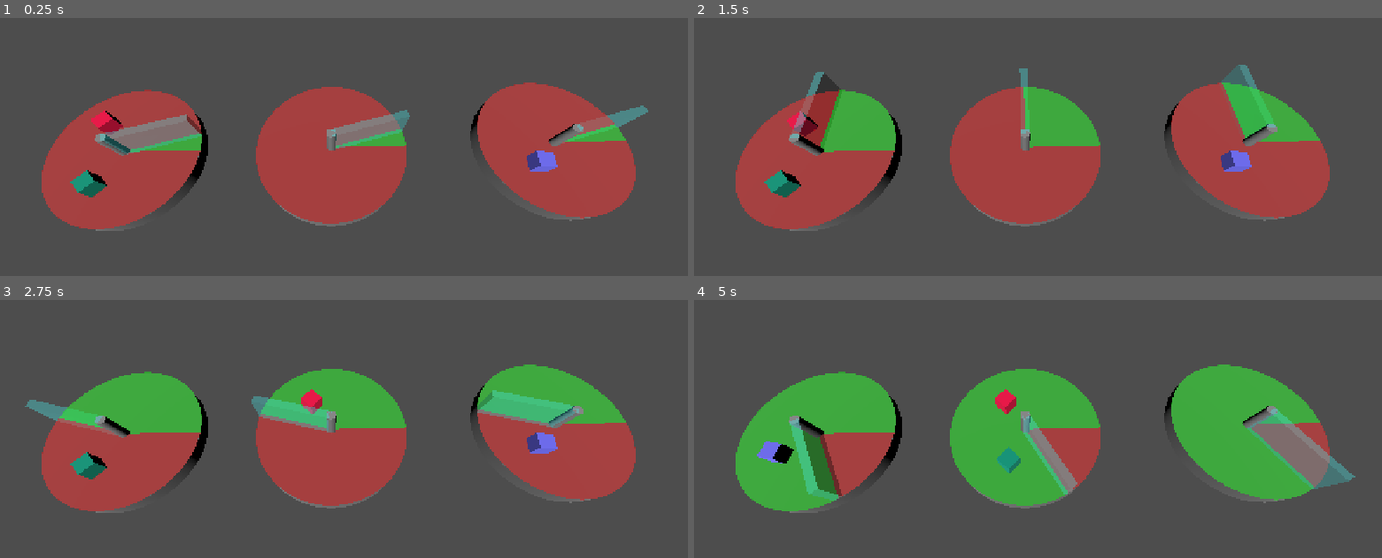
Above: before the commit, frames 1-4 (two rows, left to right).
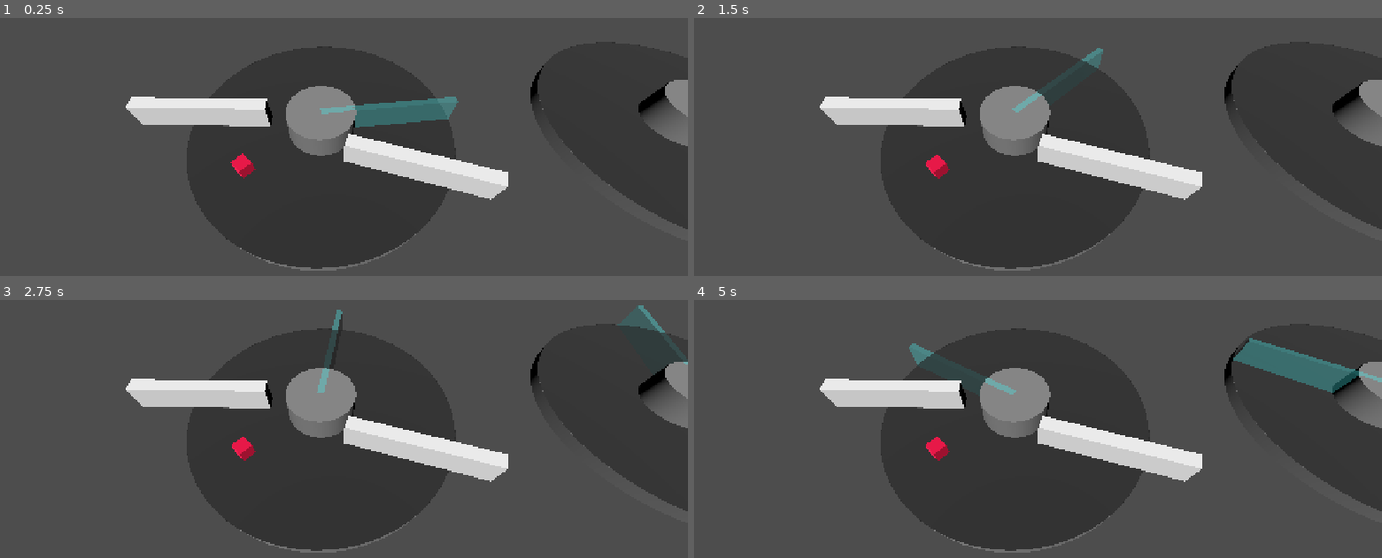
Above: after the commit, the same moments.

Repository: MisterIXI/gmtk25
Game: Godot game, scene res://scenes/levels/level_1.tscn
The game is run twice, just before and just after one commit, with the same random seed, the same clock (stepped at 60 frames per second) and the same inputs. The project has no main scene, so this scene is started directly.
Inputs (mouse positions are in pixels of both pictures, inside the frame that each line leads up to):
- Up to frame 1 (0.25 s): no input
- Up to frame 2 (1.5 s): move the mouse to (1182, 131) at 0.52 s; hold D (move_right) 0.53-1.28 s; hold E (interact) 0.53-1.28 s; tap Space (jump) at 0.77 s; move the mouse to (886, 170) at 1.27 s; hold S (move_down) from 1.28 s (still down); tap E (interact) at 1.35 s
- Up to frame 3 (2.75 s): tap Space (jump) at 1.52 s; move the mouse to (405, 343) at 2.02 s; release S (move_down) at 2.03 s; hold D (move_right) from 2.03 s (still down); hold E (interact) from 2.03 s (still down)
- Up to frame 4 (5 s): move the mouse to (989, 511) at 2.77 s; release D (move_right) at 2.78 s; release E (interact) at 2.78 s; hold W (move_up) 2.78-3.53 s; tap E (interact) at 2.85, 4.35 s; tap Space (jump) at 3.02, 3.77, 4.52 s; move the mouse to (1237, 490) at 3.52 s; hold E (interact) 3.53-4.28 s; hold A (move_left) from 3.53 s (still down); move the mouse to (817, 372) at 4.27 s

The runs differ from the first frame. In frame 1, 41% of the frame differs, in the area x 6-100%, y 9-98%; in frame 2, 41%; in frame 3, 41%; in frame 4, 42%.
Error after the commit: Invalid access to property or key 'wiper' on a base object of type 'null instance'. (res://scenes/wiper_mechanic/time_wiper.gd:16)

Commit message:
wiper dissolve working first version

Diff:
--- a/scenes/_debug/yannik/dissolve.gdshader
+++ b/scenes/_debug/yannik/dissolve.gdshader
@@ -6,13 +6,13 @@
 
 uniform float transition_in : hint_range(-1.0, 1.0) = -0.5;
 uniform float transition_out : hint_range(-1.0, 1.0) = 0.5;
-
+uniform vec3 surface_albedo = vec3(1);
 uniform sampler3D dissolve_noise_texture;
 uniform sampler3D hue_noise_texture;
 
 // Variables set by code
 uniform vec3 intersector_pos = vec3(0,0,0);
-uniform float intersector_radius = 1.0;
+uniform float intersector_radius = 0.0;
 uniform vec3 p_vec = vec3(0,0,0);
 uniform vec3 b_vec = vec3(0,0,0);
 
@@ -47,7 +47,7 @@
 void fragment() {
 	vec4 pos_world = INV_VIEW_MATRIX * vec4(VERTEX, 1.0);
 	float dissolve_noise = texture(dissolve_noise_texture, pos_world.xyz).r;
-
+	ALBEDO = surface_albedo;
 	// Use the intersector distance to transition in the dissolve effect
 	float dst = sphereDst(pos_world.xyz, intersector_pos, intersector_radius);
 	float cutoff = 1.0 - smoothstep(transition_in, transition_out, dst);
--- a/scenes/disks/disk.gd
+++ b/scenes/disks/disk.gd
@@ -6,3 +6,5 @@
 
 @export var wiper: Area3D
 @export var progress_shader: MeshInstance3D
+@export var dissolve_indicator: MeshInstance3D
+@export var undissolve_indicator: MeshInstance3D
--- a/scenes/disks/disk_default.tscn
+++ b/scenes/disks/disk_default.tscn
@@ -1,54 +1,74 @@
-[gd_scene load_steps=13 format=3 uid="uid://0nxicyyoxvju"]
+[gd_scene load_steps=17 format=3 uid="uid://0nxicyyoxvju"]
 
 [ext_resource type="Script" uid="uid://bm35ax6w2e56q" path="res://scenes/disks/disk.gd" id="1_5q6d6"]
 [ext_resource type="Shader" uid="uid://mwfv6hjcqfcg" path="res://scenes/disks/disk_floor_shader.gdshader" id="2_1qfws"]
 
 [sub_resource type="StandardMaterial3D" id="StandardMaterial3D_1qfws"]
-albedo_color = Color(0.41598046, 0.41598043, 0.4159804, 1)
+albedo_color = Color(0.41598, 0.41598, 0.41598, 1)
 
 [sub_resource type="CylinderMesh" id="CylinderMesh_f50dr"]
 material = SubResource("StandardMaterial3D_1qfws")
-top_radius = 5.0
-bottom_radius = 5.0
+top_radius = 10.0
+bottom_radius = 10.0
 height = 1.0
 
 [sub_resource type="CylinderShape3D" id="CylinderShape3D_itgqk"]
 height = 1.0
-radius = 5.0
+radius = 10.0
 
 [sub_resource type="ShaderMaterial" id="ShaderMaterial_1qfws"]
 render_priority = 0
 shader = ExtResource("2_1qfws")
 shader_parameter/fill_amount = 1.0
-shader_parameter/color1 = Color(0, 0, 0, 0.6392157)
-shader_parameter/color2 = Color(0.99607843, 0, 0, 1)
+shader_parameter/color1 = Color(0, 0, 0, 0.639216)
+shader_parameter/color2 = Color(0.996078, 0, 0, 1)
 
 [sub_resource type="QuadMesh" id="QuadMesh_rnu2m"]
 material = SubResource("ShaderMaterial_1qfws")
-size = Vector2(10, 10)
+size = Vector2(20, 20)
 
 [sub_resource type="CylinderMesh" id="CylinderMesh_p8kbn"]
-top_radius = 0.3
-bottom_radius = 0.3
+top_radius = 2.5
+bottom_radius = 2.5
 
 [sub_resource type="CylinderShape3D" id="CylinderShape3D_l44yt"]
-radius = 0.3
+radius = 2.5
 
 [sub_resource type="StandardMaterial3D" id="StandardMaterial3D_qb2vo"]
 transparency = 1
-albedo_color = Color(0.29411766, 1, 1, 0.36078432)
+albedo_color = Color(0.294118, 1, 1, 0.360784)
 
 [sub_resource type="BoxMesh" id="BoxMesh_5q6d6"]
 material = SubResource("StandardMaterial3D_qb2vo")
-size = Vector3(5, 2, 0.5)
+size = Vector3(10, 2, 0.5)
 
 [sub_resource type="BoxShape3D" id="BoxShape3D_qb2vo"]
-size = Vector3(5, 3, 0.5)
+size = Vector3(10, 3, 0.5)
 
-[node name="Disk0" type="Node3D" node_paths=PackedStringArray("wiper", "progress_shader")]
+[sub_resource type="StandardMaterial3D" id="StandardMaterial3D_rnu2m"]
+transparency = 1
+albedo_color = Color(1, 0, 0, 0.49803922)
+
+[sub_resource type="SphereMesh" id="SphereMesh_7yg8n"]
+material = SubResource("StandardMaterial3D_rnu2m")
+radius = 40.0
+height = 80.0
+
+[sub_resource type="StandardMaterial3D" id="StandardMaterial3D_otxgh"]
+transparency = 1
+albedo_color = Color(0, 1, 0, 0.49803922)
+
+[sub_resource type="SphereMesh" id="SphereMesh_np1i0"]
+material = SubResource("StandardMaterial3D_otxgh")
+radius = 40.0
+height = 80.0
+
+[node name="Disk0" type="Node3D" node_paths=PackedStringArray("wiper", "progress_shader", "dissolve_indicator", "undissolve_indicator")]
 script = ExtResource("1_5q6d6")
 wiper = NodePath("WiperArea")
 progress_shader = NodePath("DiskFloor/ProgressShader")
+dissolve_indicator = NodePath("WiperArea/DissolveIndicator")
+undissolve_indicator = NodePath("WiperArea/UndissolveIndicator")
 
 [node name="DiskFloor" type="StaticBody3D" parent="."]
 
@@ -61,7 +81,7 @@
 shape = SubResource("CylinderShape3D_itgqk")
 
 [node name="ProgressShader" type="MeshInstance3D" parent="DiskFloor"]
-transform = Transform3D(1, 0, 0, 0, -4.371139e-08, 1, 0, -1, -4.371139e-08, 0, 0.01, 0)
+transform = Transform3D(1, 0, 0, 0, -4.37114e-08, 1, 0, -1, -4.37114e-08, 0, 0.01, 0)
 mesh = SubResource("QuadMesh_rnu2m")
 
 [node name="DiskPillar" type="StaticBody3D" parent="."]
@@ -77,9 +97,19 @@
 [node name="WiperArea" type="Area3D" parent="."]
 
 [node name="WiperMesh" type="MeshInstance3D" parent="WiperArea"]
-transform = Transform3D(1, 0, 0, 0, 1, 0, 0, 0, 1, 2.5, 1, 0)
+transform = Transform3D(1, 0, 0, 0, 1, 0, 0, 0, 1, 5, 1, 0)
 mesh = SubResource("BoxMesh_5q6d6")
 
 [node name="WiperColShape" type="CollisionShape3D" parent="WiperArea"]
-transform = Transform3D(1, 0, 0, 0, 1, 0, 0, 0, 1, 2.5, 0.5, 0)
+transform = Transform3D(1, 0, 0, 0, 1, 0, 0, 0, 1, 5, 0.5, 0)
 shape = SubResource("BoxShape3D_qb2vo")
+
+[node name="DissolveIndicator" type="MeshInstance3D" parent="WiperArea"]
+transform = Transform3D(1, 0, 0, 0, 1, 0, 0, 0, 1, 5, 0, 39.8)
+visible = false
+mesh = SubResource("SphereMesh_7yg8n")
+
+[node name="UndissolveIndicator" type="MeshInstance3D" parent="WiperArea"]
+transform = Transform3D(1, 0, 0, 0, 1, 0, 0, 0, 1, 5, 0, -40)
+visible = false
+mesh = SubResource("SphereMesh_np1i0")
--- a/scenes/levels/level_1.tscn
+++ b/scenes/levels/level_1.tscn
@@ -1,41 +1,55 @@
-[gd_scene load_steps=11 format=3 uid="uid://cr0vl3ekkvcnn"]
+[gd_scene load_steps=13 format=3 uid="uid://cr0vl3ekkvcnn"]
 
 [ext_resource type="PackedScene" uid="uid://0nxicyyoxvju" path="res://scenes/disks/disk_default.tscn" id="2_6iamk"]
 [ext_resource type="Script" uid="uid://dgcceg4n5yq2p" path="res://scenes/wiper_mechanic/time_wiper.gd" id="3_6761a"]
 [ext_resource type="Script" uid="uid://cs112y3a3013t" path="res://scenes/levels/simple_mover.gd" id="3_nsrm0"]
+[ext_resource type="Shader" uid="uid://ddv4i5hwh2yjy" path="res://scenes/_debug/yannik/dissolve.gdshader" id="4_x42e6"]
 
 [sub_resource type="BoxShape3D" id="BoxShape3D_nsrm0"]
 
 [sub_resource type="StandardMaterial3D" id="StandardMaterial3D_6iamk"]
-albedo_color = Color(0.99023527, 0, 0.28856248, 1)
+albedo_color = Color(0.990235, 0, 0.288562, 1)
 
 [sub_resource type="BoxMesh" id="BoxMesh_nsrm0"]
 material = SubResource("StandardMaterial3D_6iamk")
 
-[sub_resource type="StandardMaterial3D" id="StandardMaterial3D_x42e6"]
-albedo_color = Color(0, 0.6259374, 0.5069978, 1)
+[sub_resource type="FastNoiseLite" id="FastNoiseLite_6761a"]
 
-[sub_resource type="BoxMesh" id="BoxMesh_6761a"]
-material = SubResource("StandardMaterial3D_x42e6")
+[sub_resource type="NoiseTexture3D" id="NoiseTexture3D_sk5k4"]
+noise = SubResource("FastNoiseLite_6761a")
 
-[sub_resource type="StandardMaterial3D" id="StandardMaterial3D_sk5k4"]
-albedo_color = Color(0.45700997, 0.4481022, 1, 1)
+[sub_resource type="ShaderMaterial" id="ShaderMaterial_oc4kc"]
+render_priority = 0
+shader = ExtResource("4_x42e6")
+shader_parameter/expansion_max = 0.2
+shader_parameter/transition_in = -0.5
+shader_parameter/transition_out = 0.5
+shader_parameter/surface_albedo = Vector3(1, 1, 1)
+shader_parameter/dissolve_noise_texture = SubResource("NoiseTexture3D_sk5k4")
+shader_parameter/intersector_pos = Vector3(0, 0, 0)
+shader_parameter/intersector_radius = 0.0
+shader_parameter/p_vec = Vector3(-18.91, 0, 0)
+shader_parameter/b_vec = Vector3(0, 0, 0)
 
-[sub_resource type="BoxMesh" id="BoxMesh_oc4kc"]
-material = SubResource("StandardMaterial3D_sk5k4")
+[sub_resource type="BoxMesh" id="BoxMesh_x42e6"]
+material = SubResource("ShaderMaterial_oc4kc")
+size = Vector3(10, 2, 1)
+
+[sub_resource type="BoxShape3D" id="BoxShape3D_6761a"]
+size = Vector3(10, 2, 1)
 
 [node name="Level1" type="Node3D"]
 
 [node name="TimeWiper" type="Node" parent="." node_paths=PackedStringArray("disks")]
 script = ExtResource("3_6761a")
-disks = [NodePath("../Disk0"), NodePath("../Disk1"), NodePath("../Disk2")]
-colors = Array[Color]([Color(1, 0, 0, 0.4862745), Color(0, 1, 0, 0.50980395), Color(0, 0, 1, 0.5058824)])
+disks = [NodePath("../Disk0"), NodePath("../Disk1"), NodePath("")]
+colors = Array[Color]([Color(1, 0, 0, 0.486275), Color(0, 1, 0, 0.509804), Color(0, 0, 1, 0.505882)])
 metadata/_custom_type_script = "uid://dgcceg4n5yq2p"
 
 [node name="Disk0" parent="." instance=ExtResource("2_6iamk")]
 
-[node name="RigidBody3D" type="RigidBody3D" parent="Disk0" groups=["wipeable"]]
-transform = Transform3D(0.72225535, 0, -0.69162655, 0, 1, 0, 0.69162655, 0, 0.72225535, -1.2768102, 0.64391184, -1.8669796)
+[node name="RigidBody3D" type="RigidBody3D" parent="Disk0"]
+transform = Transform3D(0.722255, 0, -0.691627, 0, 1, 0, 0.691627, 0, 0.722255, -5.133868, 0.64391106, 3.761426)
 script = ExtResource("3_nsrm0")
 
 [node name="CollisionShape3D" type="CollisionShape3D" parent="Disk0/RigidBody3D"]
@@ -44,39 +58,32 @@
 [node name="MeshInstance3D" type="MeshInstance3D" parent="Disk0/RigidBody3D"]
 mesh = SubResource("BoxMesh_nsrm0")
 
-[node name="RigidBody3D2" type="RigidBody3D" parent="Disk0" groups=["wipeable"]]
-transform = Transform3D(0.72225535, 0, -0.69162655, 0, 1, 0, 0.69162655, 0, 0.72225535, -1.0308871, 0.6439109, 2.363284)
+[node name="StaticBody3D" type="StaticBody3D" parent="Disk0" groups=["wipeable"]]
+transform = Transform3D(1, 0, 0, 0, 1, 0, 0, 0, 1, -7.0260124, 1, -0.10640478)
 
-[node name="CollisionShape3D" type="CollisionShape3D" parent="Disk0/RigidBody3D2"]
-shape = SubResource("BoxShape3D_nsrm0")
+[node name="MeshInstance3D" type="MeshInstance3D" parent="Disk0/StaticBody3D"]
+transform = Transform3D(1, 0, 0, 0, 1, 0, 0, 0, 1, -1.9442387, 0, -0.49867868)
+mesh = SubResource("BoxMesh_x42e6")
 
-[node name="MeshInstance3D" type="MeshInstance3D" parent="Disk0/RigidBody3D2"]
-mesh = SubResource("BoxMesh_6761a")
+[node name="CollisionShape3D" type="CollisionShape3D" parent="Disk0/StaticBody3D"]
+shape = SubResource("BoxShape3D_6761a")
 
-[node name="Decal" type="Decal" parent="Disk0"]
-transform = Transform3D(1, 0, 0, 0, 1, 0, 0, 0, 1, -0.033996582, 0, -0.34439087)
-size = Vector3(10.628296, 2, 10.845276)
+[node name="StaticBody3D2" type="StaticBody3D" parent="Disk0" groups=["wipeable"]]
+transform = Transform3D(0.96120876, 0, -0.2758219, 0, 1, 0, 0.2758219, 0, 0.96120876, 8.347767, 1, 4.830802)
+
+[node name="MeshInstance3D" type="MeshInstance3D" parent="Disk0/StaticBody3D2"]
+transform = Transform3D(1, 0, 0, 0, 1, 0, 0, 0, 1, -1.9442387, 0, -0.49867868)
+mesh = SubResource("BoxMesh_x42e6")
+
+[node name="CollisionShape3D" type="CollisionShape3D" parent="Disk0/StaticBody3D2"]
+shape = SubResource("BoxShape3D_6761a")
 
 [node name="Disk1" parent="." instance=ExtResource("2_6iamk")]
-transform = Transform3D(1, 0, 0, 0, 1, 0, 0, 0, 1, 13.719649, 0, 0)
+transform = Transform3D(1, 0, 0, 0, 1, 0, 0, 0, 1, 27.815954, 0, -1.1258316)
 disk_id = 1
 
-[node name="Disk2" parent="." instance=ExtResource("2_6iamk")]
-transform = Transform3D(1, 0, 0, 0, 1, 0, 0, 0, 1, 28.682732, 0, 0)
-disk_id = 2
-
-[node name="RigidBody3D3" type="RigidBody3D" parent="Disk2" groups=["wipeable"]]
-transform = Transform3D(-0.12633747, 0, -0.99198735, 0, 1, 0, 0.99198735, 0, -0.12633747, -1.7339954, 0.6439109, 1.5562043)
-metadata/_edit_group_ = true
-
-[node name="CollisionShape3D" type="CollisionShape3D" parent="Disk2/RigidBody3D3"]
-shape = SubResource("BoxShape3D_nsrm0")
-
-[node name="MeshInstance3D" type="MeshInstance3D" parent="Disk2/RigidBody3D3"]
-mesh = SubResource("BoxMesh_oc4kc")
-
 [node name="DirectionalLight3D" type="DirectionalLight3D" parent="."]
-transform = Transform3D(0.923404, 0.33103818, -0.19426444, -0.040032953, 0.58642507, 0.8090136, 0.3817364, -0.73926955, 0.55475956, -4.1368256, 5.00266, 0)
+transform = Transform3D(0.923404, 0.331038, -0.194264, -0.040033, 0.586425, 0.809014, 0.381736, -0.73927, 0.55476, -4.13683, 5.00266, 0)
 
 [node name="Camera3D" type="Camera3D" parent="."]
-transform = Transform3D(0.9997216, 0.021464173, -0.009802409, 0, 0.41541678, 0.9096312, 0.023596568, -0.90937793, 0.4153011, 13.709691, 15.7475195, 7.4374557)
+transform = Transform3D(0.99987763, -0.013245553, 0.00837206, 0, 0.53428704, 0.845303, -0.015669588, -0.8451994, 0.5342216, 1.1272223, 16.070877, 12.194938)
--- a/scenes/wiper_mechanic/time_wiper.gd
+++ b/scenes/wiper_mechanic/time_wiper.gd
@@ -1,7 +1,7 @@
 class_name TimeWiper
 extends Node
 
-@export var rotation_speed_deg: float = 60.0
+@export var rotation_speed_deg: float = 30.0
 @export var disks: Array[Disk]
 ## current wipe angle in rad
 @export var colors: Array[Color]
@@ -9,8 +9,8 @@
 var curr_start_id: int = 0
 var wipe_angle: float = 0.0
 
-var objects_being_wiped: Array[Node3D] = []
-
+var objects_being_wiped: Dictionary[Node3D, MeshInstance3D] = {}
+@onready var disk_count: int = disks.size()
 func _ready():
 	for i in range(disks.size()):
 		disks[i].wiper.body_entered.connect(body_entered_on_wiper_area_x.bind(i))
@@ -26,29 +26,77 @@
 	var mat = disks[0].progress_shader.mesh.surface_get_material(0)
 	mat.set("shader_parameter/fill_amount", progress / 360.0)
 	mat.set("shader_parameter/color2", colors[curr_start_id])
-	mat.set("shader_parameter/color1", colors[(curr_start_id + 1) % disks.size()])
-	pass
+	mat.set("shader_parameter/color1", colors[(curr_start_id + 1) % disk_count])
+	update_dissolve_shader_parameters()
+
+func get_all_child_meshes(node: Node3D) -> Array[MeshInstance3D]:
+	var result: Array[MeshInstance3D] = []
+	var stack: Array[Node] = [node]
+	while not stack.is_empty():
+		var curr = stack.pop_front()
+		if curr is MeshInstance3D:
+			result.append(curr)
+		stack.append_array(curr.get_children())
+	return result
 
 
+func update_dissolve_shader_parameters() -> void:
+	for body in objects_being_wiped:
+		var meshes = get_all_child_meshes(body)
+		for mesh_instance in meshes:
+			var mat = mesh_instance.mesh.surface_get_material(0)
+			mat.set("shader_parameter/intersector_pos", objects_being_wiped[body].global_position)
+			mat.set("shader_parameter/intersector_radius", 40)
+
+func disable_dissolve_shader(mesh_instance: MeshInstance3D) -> void:
+	var mat = mesh_instance.mesh.surface_get_material(0)
+	mat.set("shader_parameter/intersector_pos", Vector3.ZERO)
+	mat.set("shader_parameter/intersector_radius", 0)
+
+func move_node_to_disk(body: Node3D, disk_id: int) -> void:
+	var temp_pos = body.position
+	body.get_parent().remove_child(body)
+	if disk_id > disk_count:
+		push_warning("provided disk_id too high!")
+	disks[(disk_id) % disk_count].add_child(body)
+	body.position = temp_pos
+	if body is RigidBody3D:
+		body.freeze = false
+		body.linear_velocity = Vector3.ZERO
+	if disk_id == 0:
+		body.show()
+	else:
+		body.hide()
+
+func is_last_disk(disk_id: int) -> bool:
+	return disk_id + 1 == disks.size()
+
+func next_disk(disk_id: int) -> int:
+	return (disk_id + 1) % disks.size()
+
 func body_entered_on_wiper_area_x(body: Node3D, disk_id: int) -> void:
-	print("test")
-	if body.is_in_group("wipeable"):
-		objects_being_wiped.append(body)
+	if body.is_in_group("wipeable") and not body in objects_being_wiped:
+		if is_last_disk(disk_id):
+			objects_being_wiped[body] = disks[0].undissolve_indicator
+			move_node_to_disk(body, 0)
+		else:
+			objects_being_wiped[body] = disks[disk_id].dissolve_indicator
 		if body is RigidBody3D:
 			body.freeze = true
-
-		print("Wiping body: ", body.name)
-	pass
+		# if disk_id + 1 == disk_count:
+			# move_node_to_disk(body
 
 func body_exited_wiper_area_x(body: Node3D, disk_id: int) -> void:
 	if body in objects_being_wiped:
-		objects_being_wiped.erase(body)
-		var temp_pos = body.position
-		body.get_parent().remove_child(body)
-		disks[(disk_id + 1) % disks.size()].add_child(body)
-		body.position = temp_pos
-		if body is RigidBody3D:
-			body.freeze = false
-		pass
-		print("Body \"", body.name, "\" has exited")
-	pass
+		# check if last disk -> should not trigger as all is already handled
+		if is_last_disk(disk_id):
+			return
+		var meshes = get_all_child_meshes(body)
+		for mesh in meshes:
+			disable_dissolve_shader(mesh)
+		# check if exit while dissolve of undissolve of disk 0 is used, this should not move the disk
+		if objects_being_wiped[body] != disks[disk_id].undissolve_indicator:
+			objects_being_wiped.erase(body)
+			move_node_to_disk(body, (disk_id + 1) % disk_count)
+		else:
+			objects_being_wiped.erase(body)
